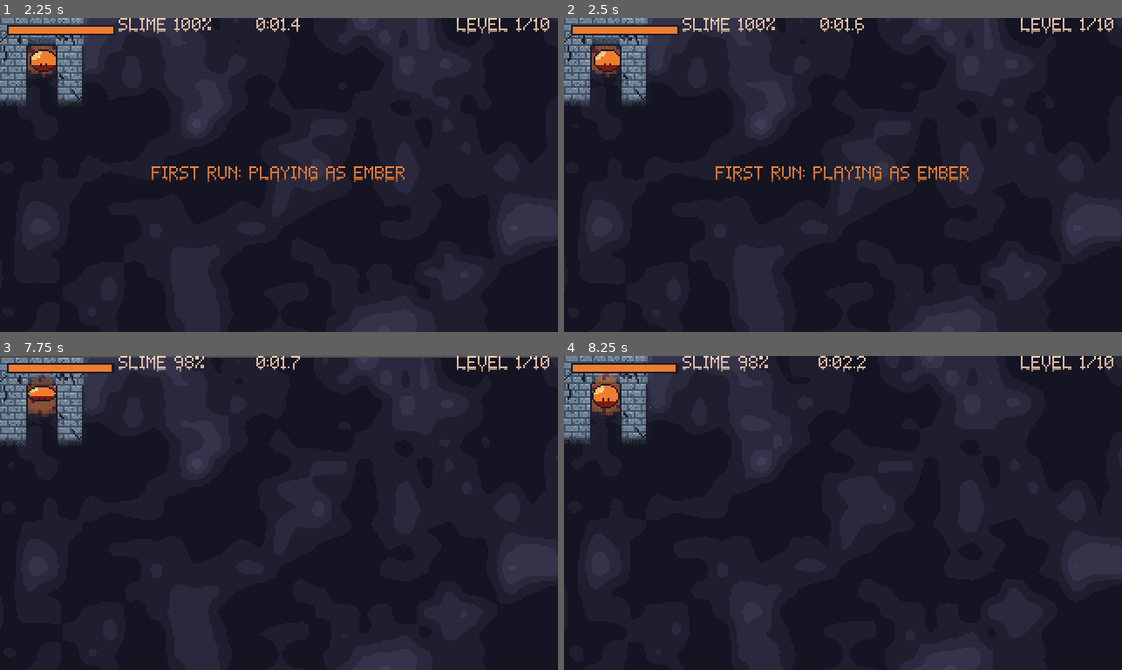
Above: before the commit, frames 1-4 (two rows, left to right).
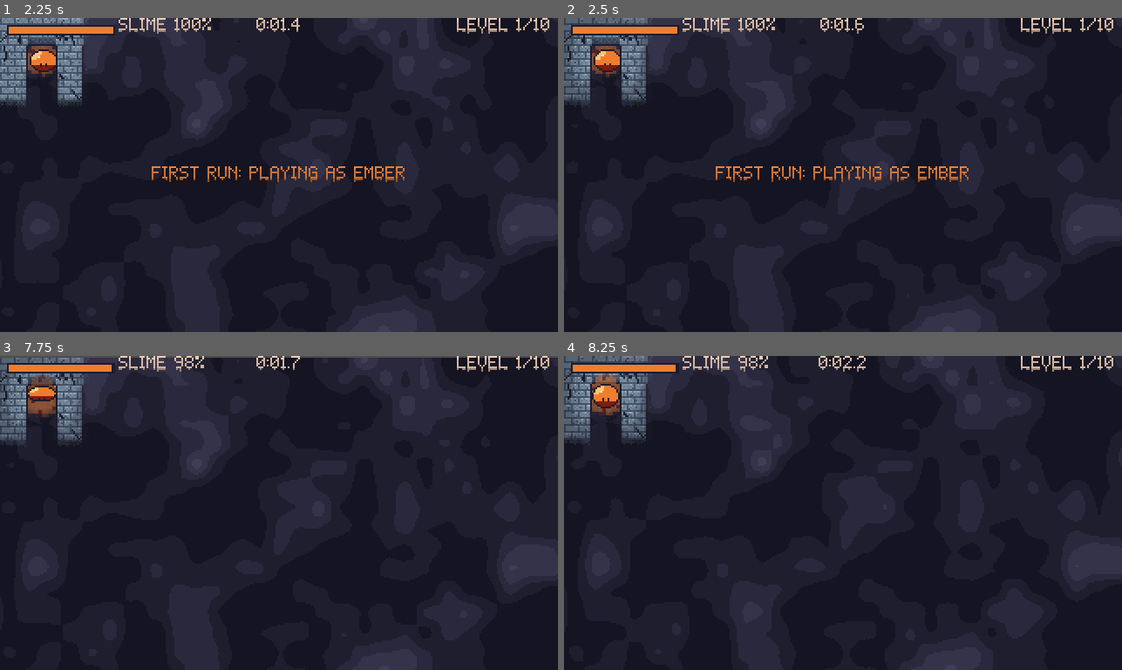
Above: after the commit, the same moments.

Repository: AveryBlue-GD/slime-time
Game: Godot game, scene res://scenes/title.tscn
The game is run twice, just before and just after one commit, with the same random seed, the same clock (stepped at 60 frames per second) and the same inputs.
Inputs (mouse positions are in pixels of both pictures, inside the frame that each line leads up to):
- Up to frame 1 (2.25 s): click "NEW GAME" at 0.5 s; tap Enter at 1.25 s; move the mouse to (401, 159) at 1.27 s; hold D (move_right) 1.28-2 s; tap P at 1.35 s; click (401, 159) at 1.42 s; tap Space (jump) at 1.52 s; drag from (167, 190) to (251, 237) at 2.02 s
- Up to frame 2 (2.5 s): no input
- Up to frame 3 (7.75 s): tap R (restart) at 2.75, 4.25, 5.75 s; move the mouse to (334, 443) at 2.77 s; hold D (move_right) 2.78-3.5 s; tap I at 2.85, 7.35 s; drag from (251, 575) to (111, 465) at 3.52 s; move the mouse to (446, 560) at 4.27 s; hold A (move_left) 4.28-5 s; tap J at 4.35 s; tap Space (jump) at 4.52, 7.52 s; drag from (111, 465) to (195, 434) at 5.02 s; move the mouse to (306, 513) at 5.77 s; hold S (move_down) 5.78-6.5 s; tap P at 5.85 s; click (306, 513) at 5.92 s; drag from (195, 434) to (167, 528) at 6.52 s; move the mouse to (401, 497) at 7.27 s; hold W (move_up) from 7.28 s (still down)
- Up to frame 4 (8.25 s): release W (move_up) at 8 s; drag from (731, 528) to (815, 575) at 8.02 s

Frame 1 is identical in both runs. In frame 2, 0.5% of the frame differs, in the area x 0-15%, y 0-27%; in frame 3, 0.5%; in frame 4, 0.5%.

Commit message:
Fog dims twice as fast; hard mode fog returns after 9 s
Fade steps now at 1.5, 3.5, 6 and 9 s (were 3, 7, 12, 18), so hard mode
swallows explored areas after 9 s instead of 18. Tests and design doc
updated to the new timings.

Co-Authored-By: Claude Opus 5.5 <noreply@anthropic.com>

Diff:
--- a/scripts/game.gd
+++ b/scripts/game.gd
@@ -37,7 +37,8 @@
 const LIGHT_RADIUS := 20.0
 ## Fade layers: a cell last lit less than FADE_AFTER[i] seconds ago has darkness FADE_ALPHA[i];
 ## older than the last step, it settles at the final FADE_ALPHA (a dim memory of the path).
-const FADE_AFTER: Array[float] = [3.0, 7.0, 12.0, 18.0]
+## Hard mode: a cell older than the last step is covered by fog again.
+const FADE_AFTER: Array[float] = [1.5, 3.5, 6.0, 9.0]
 const FADE_ALPHA: Array[float] = [0.0, 0.3, 0.5, 0.65, 0.78]
 const UNREVEALED := Color(0, 0, 0, 0)
 ## Fog times are stored as 16-bit counts of 1/FOG_TICKS seconds (up to ~68 minutes).
--- a/tests/test_hard_mode.gd
+++ b/tests/test_hard_mode.gd
@@ -46,12 +46,12 @@
 	var far := MazeGenerator.cell_center(path[path.size() / 2], 16)
 	game.slime.position = far
 	game.last_slime_pos = far
-	await _wait(9.0)
+	await _wait(4.0)
 	var mid: float = game.fog_alpha_at(start)
-	await _wait(10.0)
+	await _wait(6.0)
 	var late: float = game.fog_alpha_at(start)
-	_check(mid > 0.0 and mid < 1.0, "it dims in steps like normal at first (%.2f after 9 s)" % mid)
-	_check(late == 1.0, "once fully dimmed, the fog takes it back completely (%.2f after 19 s)" % late)
+	_check(mid > 0.0 and mid < 1.0, "it dims in steps like normal at first (%.2f after 4 s)" % mid)
+	_check(late == 1.0, "once fully dimmed, the fog takes it back completely (%.2f after 10 s)" % late)
 	game.slime.position = start
 	game.last_slime_pos = start
 	await _wait(0.1)
@@ -62,7 +62,7 @@
 	game = await _spawn()
 	game.slime.position = far
 	game.last_slime_pos = far
-	await _wait(19.0)
+	await _wait(10.0)
 	_check(game.fog_alpha_at(start) < 1.0, "normal mode keeps the faint memory of the path")
 	game.free()
 
--- a/tests/test_phase4.gd
+++ b/tests/test_phase4.gd
@@ -64,11 +64,11 @@
 	var far := MazeGenerator.cell_center(path[path.size() / 2], 16)  # well away from the start and the chalice
 	slime.position = far
 	game.last_slime_pos = far
-	await _wait(4.0)
+	await _wait(2.0)
 	var after_4: float = game.fog_alpha_at(start)
+	await _wait(3.0)
+	var after_9: float = game.fog_alpha_at(start)
 	await _wait(5.0)
-	var after_9: float = game.fog_alpha_at(start)
-	await _wait(12.0)
 	var after_21: float = game.fog_alpha_at(start)
 	_check(after_4 > 0.0 and after_9 > after_4 and after_21 > after_9 and after_21 < 1.0,
 		"left behind, it darkens in layers: %.2f -> %.2f -> %.2f (never fully black)" % [after_4, after_9, after_21])
Not shown, changed: docs/game-design.md
